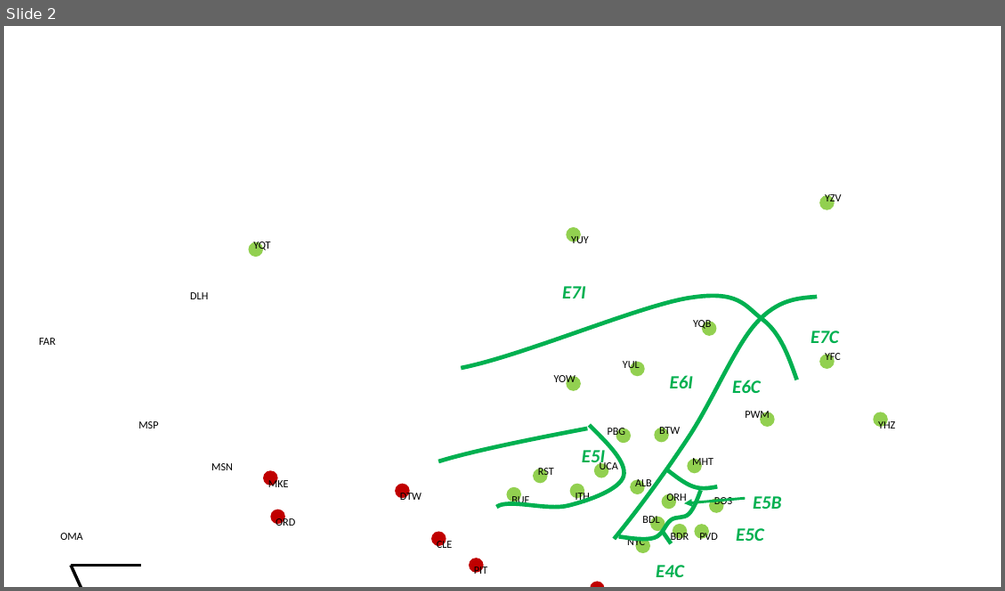
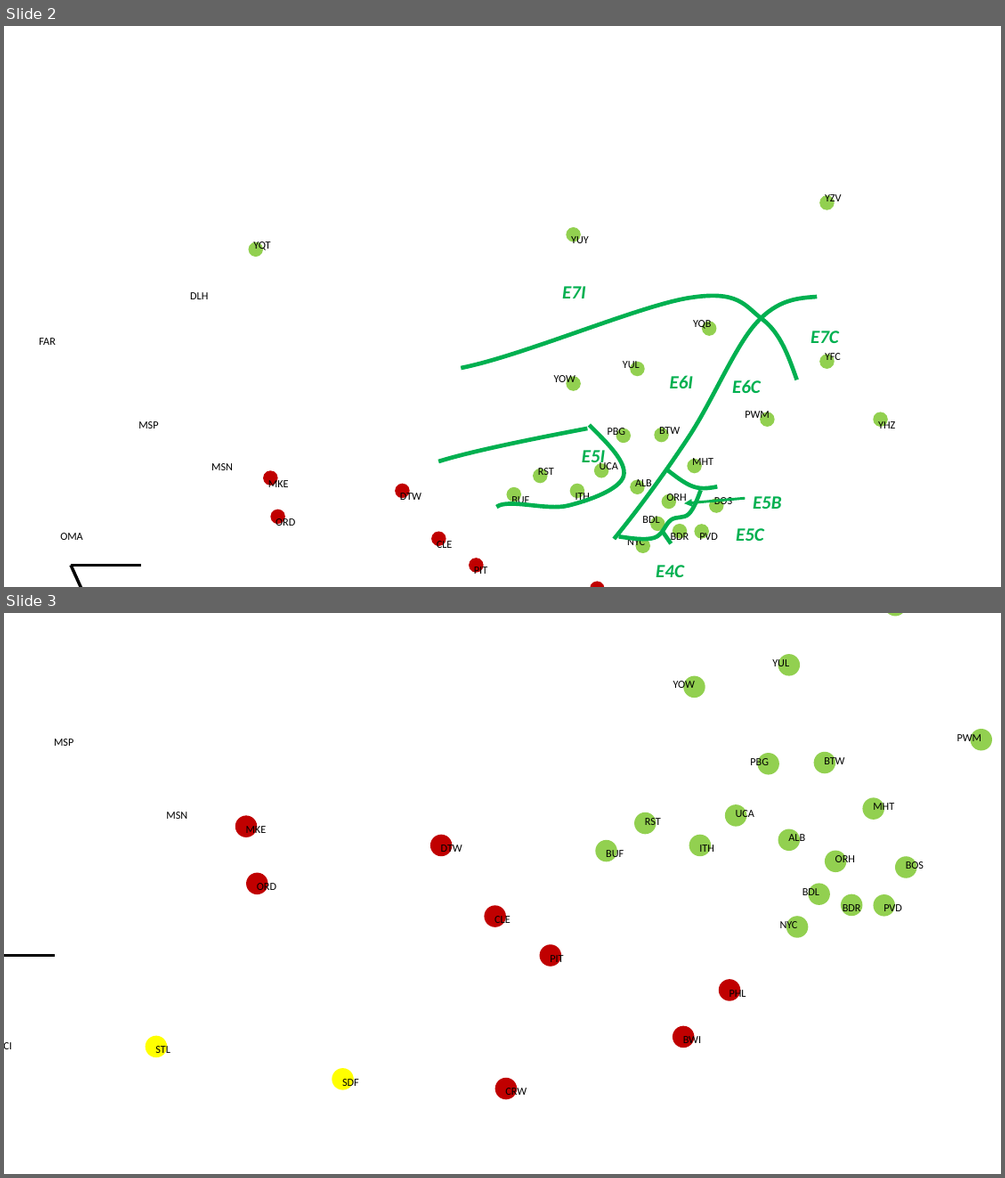
Before and after one commit to slacgismo/loadinsight, a slide deck: citymap.pptx. Shown one above the other, each under a label of ours: slide 2 before the commit, slides 2 and 3 after it. The pictures are 1005x591 and 1005x1178 pixels, drawn with LibreOffice and Linux fonts; fonts in the diff are those of the drawing; background and template pictures are left out. Boxes give left, top, right and bottom in pixels: in the first picture for what was removed or moved away, otherwise in the second. Text is boxed around its words. In the diff, an @@ line names an element or a change of style, - is before the commit and + after.

```diff
--- a/citymap.pptx
+++ b/citymap.pptx
@@ slide 3 added at (4, 613, 1001, 1174), background picture (left out) @@
@@ group added at (4, 613, 992, 1152): 31 ellipses, 1 line, 1 text @@
+SPP
+MSP
+MSN
+MKE
+ORD
+DTW
+CLE
+PIT
+CRW
+BWI
+PHL
+MCI
+STL
+SDF
+PWM
+YQB
+YUL
+YOW
+BOS
+MHT
+BTW
+PBG
+ALB
+UCA
+ITH
+RST
+BUF
+PVD
+BDR
+BDL
+ORH
+NYC
```
Also in this commit, not shown: 2 other slides added.
